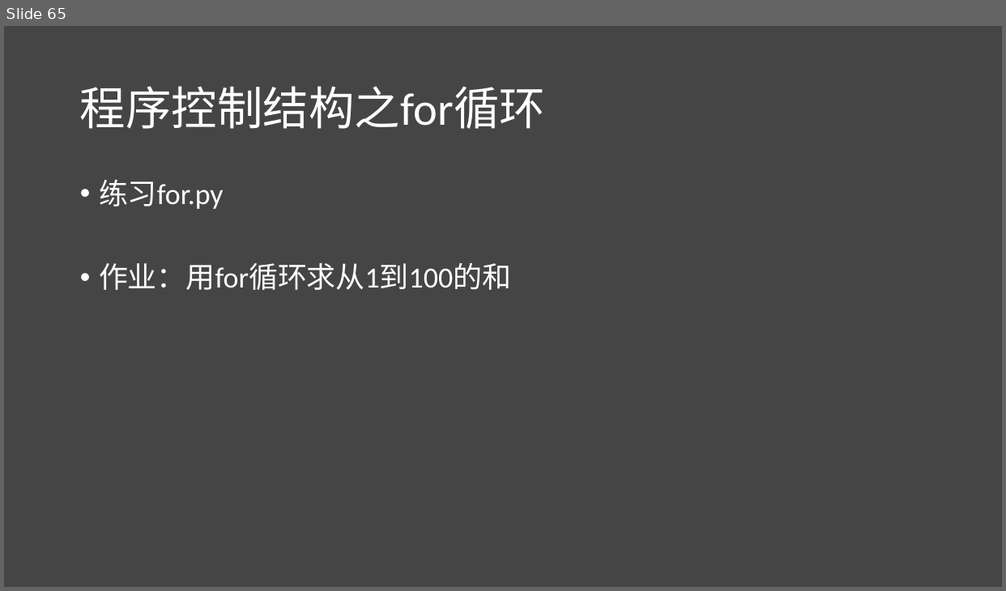
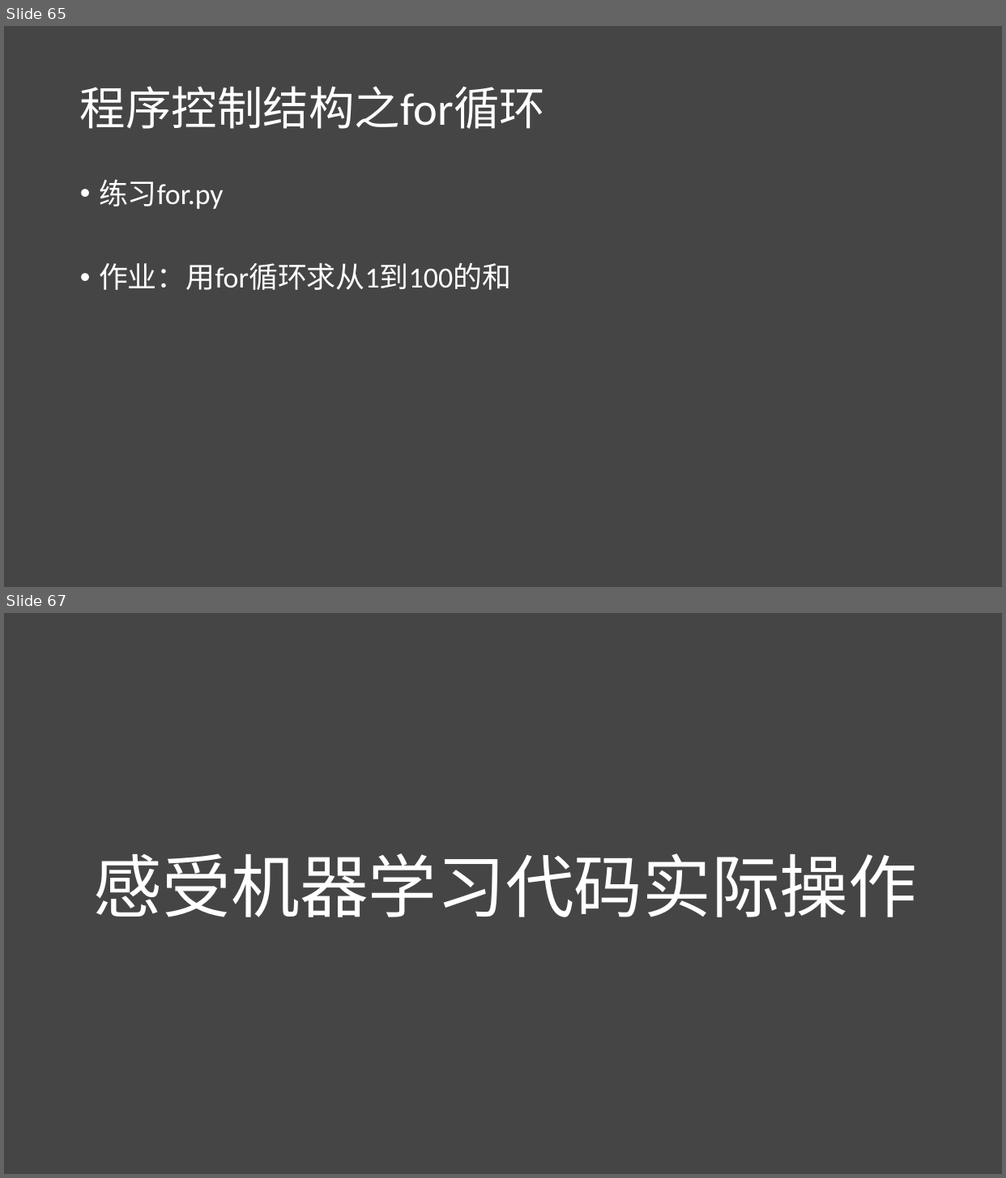
Before and after one commit to lichao312214129/lc_rsfmri_tools_python, a slide deck: The_first_ml_training/第一届机器学习实战班.pptx. Shown one above the other, each under a label of ours: slide 65 before the commit, slides 65 and 67 after it; the slides between them are not shown. The pictures are 1006x591 and 1006x1178 pixels, drawn with LibreOffice and Linux fonts; fonts in the diff are those of the drawing. Boxes give left, top, right and bottom in pixels: in the first picture for what was removed or moved away, otherwise in the second. Text is boxed around its words. In the diff, an @@ line names an element or a change of style, - is before the commit and + after.

```diff
--- a/The_first_ml_training/第一届机器学习实战班.pptx
+++ b/The_first_ml_training/第一届机器学习实战班.pptx
@@ slide 67 added at <box>4,613,1002,1174</box>, background #454545 @@
@@ text added at <box>94,854,917,918</box>, 66 pt, text #FFFFFF @@
+感受机器学习代码实际操作
```
Also in this commit, not shown: 1 slide changed, 3 other slides added, 2 slides removed, 16 other files.
